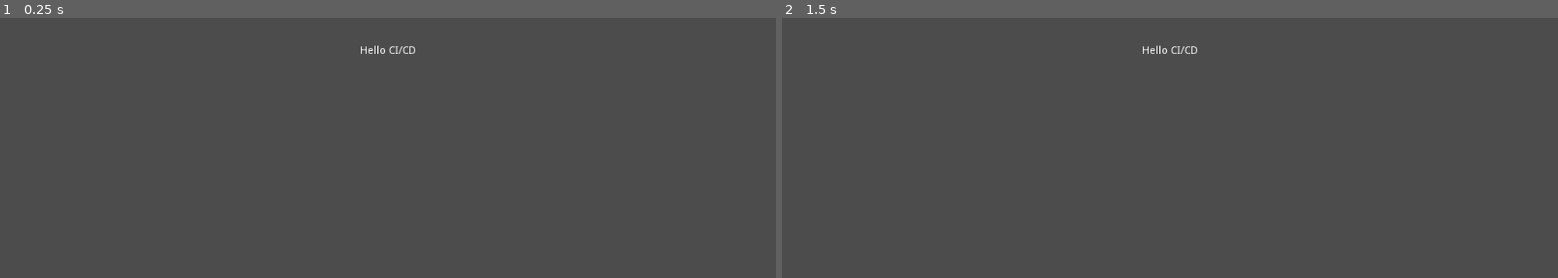
Above: before the commit, frames 1-2 (left to right).
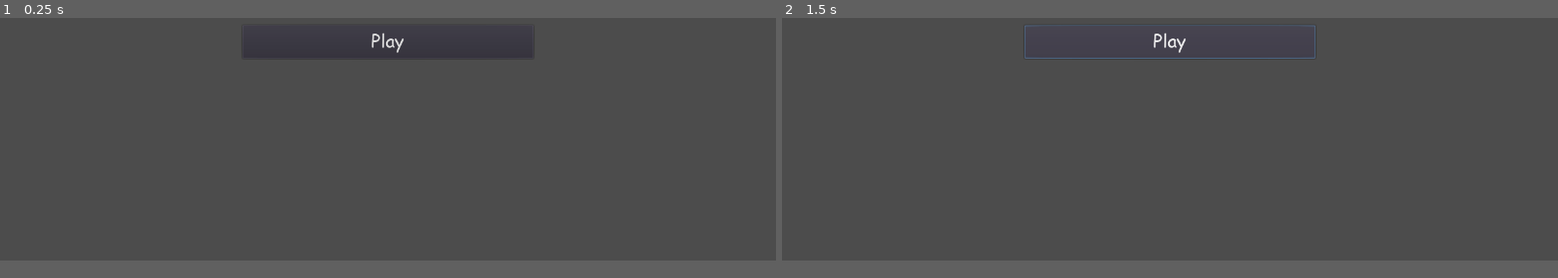
Above: after the commit, the same moments.

Repository: James-Pickett/zolearner
Game: Godot game, scene res://levels/MainMenuInterface.tscn
Two runs of this game, one before a commit and one after it. Both use one fixed random seed, a clock stepped at 60 frames per second and the inputs below. Before the commit the project starts from res://levels/main/main.tscn.
Inputs (mouse positions are in pixels of both pictures, inside the frame that each line leads up to):
- Up to frame 1 (0.25 s): no input
- Up to frame 2 (1.5 s): click (1170, 51) at 0.5 s, where only the run after the commit has a clickable "Play"; click (1170, 51) at 1.25 s, where only the run after the commit has a clickable "Play"
In our replay, the window is 800x468 before the commit and 800x450 after it. These sizes can differ from the game's own. Grey fills any space a smaller window leaves; there, only what the larger window draws over its background counts as a difference.

The runs differ from the first frame. In frame 1, 0.4% of the frame differs, in the area x 33-67%, y 5-16%; in frame 2, 0.4%, in the area x 31-69%, y 2-16%.

Commit message:
added menu and play button

Diff:
--- /dev/null
+++ b/interface/buttons/BaseButton.tscn
@@ -0,0 +1,9 @@
+[gd_scene load_steps=2 format=2]
+
+[ext_resource path="res://interface/themes/default_theme.tres" type="Theme" id=1]
+
+[node name="BaseButton" type="Button"]
+margin_right = 291.0
+margin_bottom = 147.0
+theme = ExtResource( 1 )
+text = "I'm A Base Button"
--- /dev/null
+++ b/interface/buttons/PlayGameButton.tscn
@@ -0,0 +1,5 @@
+[gd_scene load_steps=2 format=2]
+
+[ext_resource path="res://interface/buttons/BaseButton.tscn" type="PackedScene" id=1]
+
+[node name="PlayGameButton" index="0" instance=ExtResource( 1 )]
--- /dev/null
+++ b/interface/themes/default_theme.tres
@@ -0,0 +1,6 @@
+[gd_resource type="Theme" load_steps=2 format=2]
+
+[ext_resource path="res://interface/themes/fonts/default_font.tres" type="DynamicFont" id=1]
+
+[resource]
+default_font = ExtResource( 1 )
--- /dev/null
+++ b/interface/themes/fonts/default_font.tres
@@ -0,0 +1,8 @@
+[gd_resource type="DynamicFont" load_steps=2 format=2]
+
+[ext_resource path="res://interface/themes/fonts/comic.ttf" type="DynamicFontData" id=1]
+
+[resource]
+size = 30
+extra_spacing_bottom = 6
+font_data = ExtResource( 1 )
--- /dev/null
+++ b/levels/MainMenuInterface.tscn
@@ -0,0 +1,22 @@
+[gd_scene load_steps=2 format=2]
+
+[ext_resource path="res://interface/buttons/PlayGameButton.tscn" type="PackedScene" id=1]
+
+[node name="MainMenuInterface" type="Control"]
+anchor_right = 1.0
+anchor_bottom = 1.0
+
+[node name="VBoxContainer" type="VBoxContainer" parent="."]
+anchor_right = 1.0
+anchor_bottom = 1.0
+margin_left = 400.0
+margin_top = 100.0
+margin_right = -400.0
+margin_bottom = -100.0
+alignment = 1
+
+[node name="PlayGameButton" parent="VBoxContainer" instance=ExtResource( 1 )]
+margin_top = 235.0
+margin_right = 480.0
+margin_bottom = 284.0
+text = "Play"
--- a/levels/main/main.tscn
+++ /dev/null
@@ -1,12 +0,0 @@
-[gd_scene format=2]
-
-[node name="CenterContainer" type="CenterContainer"]
-anchor_right = 1.0
-anchor_bottom = 1.0
-
-[node name="Label" type="Label" parent="."]
-margin_left = 475.0
-margin_top = 293.0
-margin_right = 549.0
-margin_bottom = 307.0
-text = "Hello CI/CD"
--- a/project.godot
+++ b/project.godot
@@ -15,9 +15,16 @@
 
 [application]
 
-config/name="godot-hello-cicd"
-run/main_scene="res://levels/main/main.tscn"
+config/name="zolearner"
+run/main_scene="res://levels/MainMenuInterface.tscn"
 config/icon="res://icon.png"
+
+[display]
+
+window/size/width=1280
+window/size/height=720
+window/stretch/mode="viewport"
+window/stretch/aspect="expand"
 
 [rendering]
 
Binary file added: interface/themes/fonts/comic.ttf
